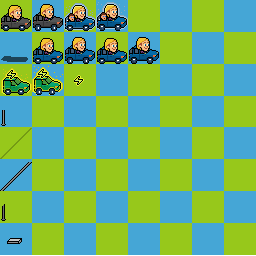
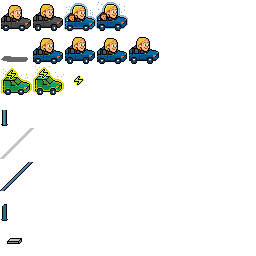
Before/after of a 256x256 layered artwork. What changed in the layer stack:
removed layer "Lag 14" over [74, 75, 84, 86]
removed layer "Lag 23" over [7, 238, 22, 244]
renamed "Lag 27" to "Lag 30", opacity 100% → 79%, blend normal → overlay, painted on it over [0, 110, 33, 221]
removed layer "Lag 24" over [1, 110, 6, 126]
removed layer "Lag 25" over [1, 204, 6, 221]
removed layer "Lag 26" over [0, 128, 32, 159]
removed layer "Lag 12" over [1, 66, 63, 95]
removed layer "Lag 20" (was 42%) over [65, 14, 94, 17]
removed layer "Lag 16 kopi" over [69, 2, 128, 30]
painted on "Lag 16" over [0, 2, 128, 244]
hid "Bakgrunn kopier" over [0, 0, 256, 255]
